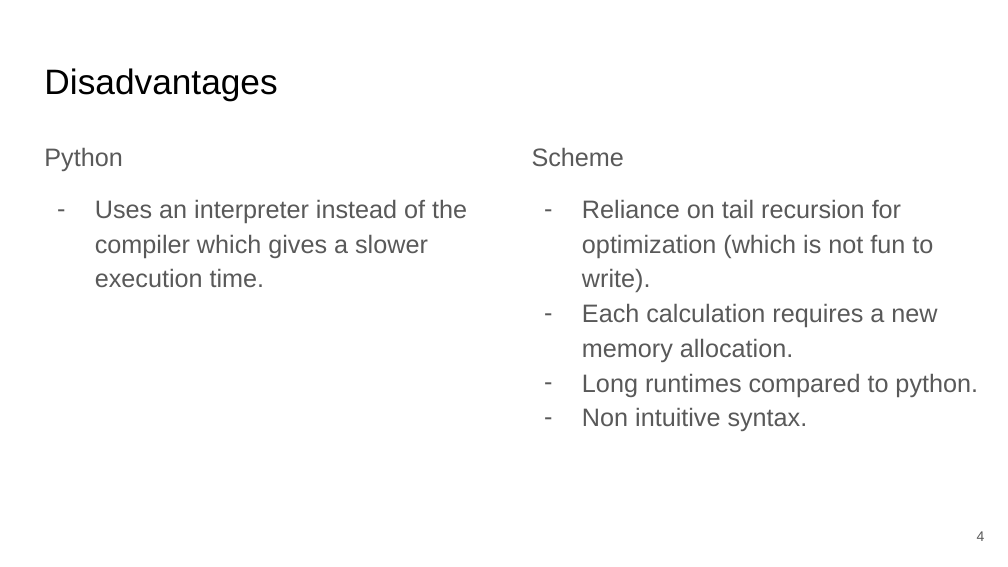
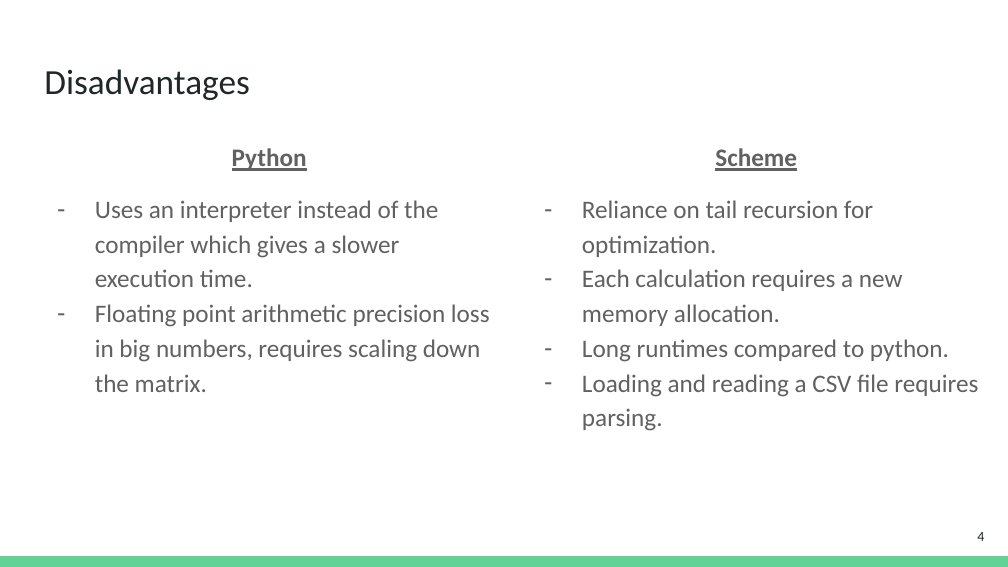
Before and after one commit to ShlomiFridman/PL2025_Project, a slide deck: slide 4 of Project_5/Matrix Exponent.pptx. Drawn at 1008x567 pixels with LibreOffice and Linux fonts; fonts in the diff are those of the drawing. Boxes give left, top, right and bottom in pixels: in the first picture for what was removed or moved away, otherwise in the second. Text is boxed around its words. In the diff, an @@ line names an element or a change of style, - is before the commit and + after.

```diff
--- a/Project_5/Matrix Exponent.pptx
+++ b/Project_5/Matrix Exponent.pptx
@@ title "Disadvantages" at (44, 69, 249, 100): font Arial to Calibri, text colour #000000 to #202729 @@
@@ text at (95, 148, 438, 287): font Arial to Calibri, text colour #595959 to #616161 in "Python", "Uses an interpreter instead of the compiler ..."; bold on, underline on in "Python"; alignment left to centre; bullet colour #595959 to #616161 @@
@@ text at (582, 148, 949, 362): font Arial to Calibri, text colour #595959 to #616161 in "Scheme", "Each calculation requires a new memory allocation.", "Long runtimes compared to python."; bold on, underline on in "Scheme"; alignment left to centre; bullet colour #595959 to #616161 @@
@@ text at (582, 200, 873, 257): text changed; font Arial to Calibri; text colour #595959 to #616161 @@
-– Reliance on tail recursion for optimization (which is not fun to write).
+– Reliance on tail recursion for optimization.
@@ text at (95, 304, 490, 392): paragraph added @@
+– Floating point arithmetic precision loss in big numbers, requires scaling down the matrix.
@@ text at (582, 374, 978, 431): text changed; font Arial to Calibri; text colour #595959 to #616161 @@
-– Non intuitive syntax.
+– Loading and reading a CSV file requires parsing.
@@ page number at (977, 532, 984, 541): font Arial to Calibri, text colour #595959 to #202729 @@
@@ rectangle added at (0, 556, 1008, 567), fill #63D297 @@
```
Also in this commit, not shown: 5 other slides changed.
